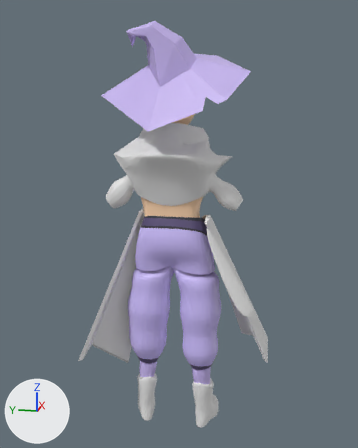
One commit to the Blender file Version Zero/Assets/Models/Reya/Reya.blend: the scene before it, then after it.
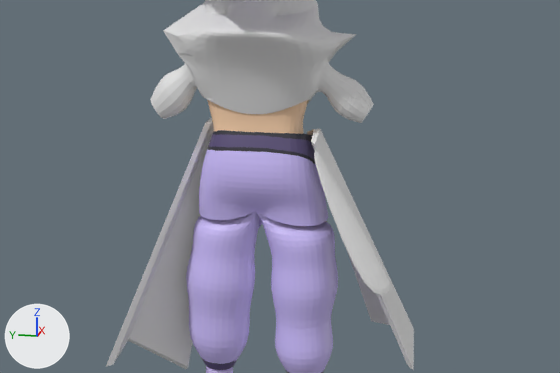
Each version appears first whole from a 50 mm camera at (-13.86, -2.85, 10.02) aimed at (0.34, -0.01, 6.47), and next in a close-up on the part from 4% to 100% of the width and 30% to 82% of the height. Arrows for +X, +Y and +Z are at lower left; the lights stay in place. The older version's two pictures come first.

In view in the first close-up: 'Cape', 'Cape.001', 'Cape.002', 'Jacket', 'Pant Legs', 'Pant Top', 'Torso' and 1 more.
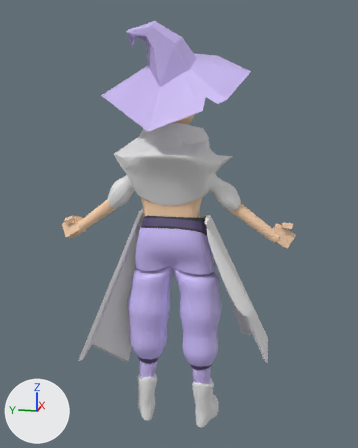
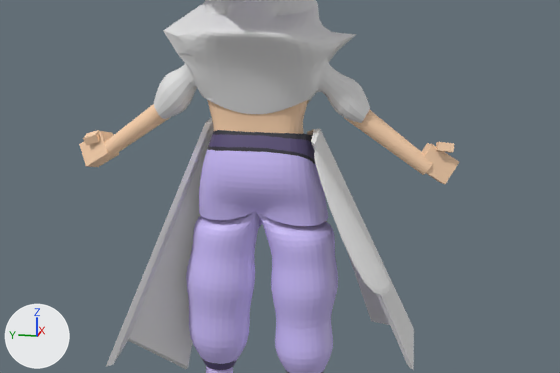
Pixel boxes (x1, y1, x2, y2) of what changed, in the close-ups (560 x 373 px; the box of a moved part takes in the faces that stretch with it):
'Jacket', reshaped: before (150, 0, 374, 123); after (154, 0, 370, 123)
'Cylinder.001', added (beige): after (344, 110, 433, 175)
'Cylinder', added (beige): after (98, 104, 171, 160)
'Cube.003', added (beige): after (422, 143, 459, 184)
'Cube', added (beige): after (79, 131, 119, 167)
'Cube.001', added: after (83, 130, 100, 145)
'Cube.002', added: after (436, 142, 454, 153)
part 1 of me_cube_001, moved or reshaped: before (150, 79, 179, 117); after (154, 80, 179, 118)
part 2 of me_cube_001, moved or reshaped: before (340, 83, 374, 122); after (340, 84, 370, 123)

The change, as a list of edits to the scene's bpy script:
```text
Change me_cube_001:
    used by ob_jacket; location = (0.0, 0.11, 7.53); scale = (1.0, 1.0, 1.49)
    remove me_cube_001.from_pydata(...)  # 107 vertices, 108 faces, 3 loose edges; spans x -1.26..1.07, y -2.05..1.99, z -0.39..1.34
    add me_cube_001.from_pydata(...)  # 107 vertices, 108 faces, 3 loose edges; spans x -1.26..1.07, y -1.99..1.93, z -0.39..1.34
    me_cube_001 part 1
    me_cube_001.vertices[71].co: (0.05, 1.99, -0.11) -> (0.05, 1.93, -0.15)
    me_cube_001.vertices[72].co: (-0.29, 1.99, -0.11) -> (-0.29, 1.93, -0.15)
    me_cube_001 part 2
    me_cube_001.vertices[99].co: (0.1, -2.05, -0.09) -> (0.1, -1.99, -0.14)
    me_cube_001.vertices[100].co: (-0.29, -2.05, -0.09) -> (-0.29, -1.99, -0.14)
Add me_cube_011:
    me_cube_011.from_pydata(...)  # a box spanning x -1.0..1.0, y -1.0..1.0, z -1.0..1.0
    me_cube_011.materials.append(mat_skin)  # beige #fcd4af
Add me_cylinder_001:
    me_cylinder_001.from_pydata(...)  # a 32-sided cut cone along z (radius 1.0 at the low end, 0.74 at the high end) spanning x -1.0..1.0, y -1.0..1.0, z -1.0..1.0
    me_cylinder_001.materials.append(mat_skin)  # beige #fcd4af
Add ob_cube_003:
    ob_cube_003 = bpy.data.objects.new('Cube.003', me_cube_011)
    ob_cube_003.location = (0.09, -3.04, 6.33)
    ob_cube_003.rotation_euler = (-0.581, -0.175, -2.864)  # degrees (-33, -10, -164)
    ob_cube_003.scale = (0.163, 0.289, 0.232)
Add ob_cube_002:
    ob_cube_002 = bpy.data.objects.new('Cube.002', me_cube_011.copy())
    ob_cube_002.location = (-0.03, -3.17, 6.66)
    ob_cube_002.rotation_euler = (-0.128, -0.286, -2.965)  # degrees (-7.3, -16, -170)
    ob_cube_002.scale = (0.101, 0.134, 0.0747)
Add ob_cylinder_001:
    ob_cylinder_001 = bpy.data.objects.new('Cylinder.001', me_cylinder_001)
    ob_cylinder_001.location = (-0.03, -2.22, 6.77)
    ob_cylinder_001.rotation_euler = (0.942, 0.0, -3.142)  # degrees (54, 0, -180)
    ob_cylinder_001.scale = (-0.2, -0.2, -0.85)
Add ob_cube_001:
    ob_cube_001 = bpy.data.objects.new('Cube.001', me_cube_011.copy())
    ob_cube_001.location = (-0.05, 3.29, 6.53)
    ob_cube_001.rotation_euler = (2.817, -0.263, 0.064)  # degrees (161, -15, 3.7)
    ob_cube_001.scale = (-0.101, -0.134, -0.0747)
Add ob_cube:
    ob_cube = bpy.data.objects.new('Cube', me_cube_011.copy())
    ob_cube.location = (0.07, 3.23, 6.28)
    ob_cube.rotation_euler = (2.571, 0.279, -0.371)  # degrees (147, 16, -21)
    ob_cube.scale = (-0.163, -0.289, -0.232)
Add ob_cylinder:
    ob_cylinder = bpy.data.objects.new('Cylinder', me_cylinder_001.copy())
    ob_cylinder.location = (-0.02, 2.42, 6.74)
    ob_cylinder.rotation_euler = (-2.201, 0.00119, 0.00159)  # degrees (-126, 0.1, 0.1)
    ob_cylinder.scale = (0.2, 0.2, 0.85)
```
